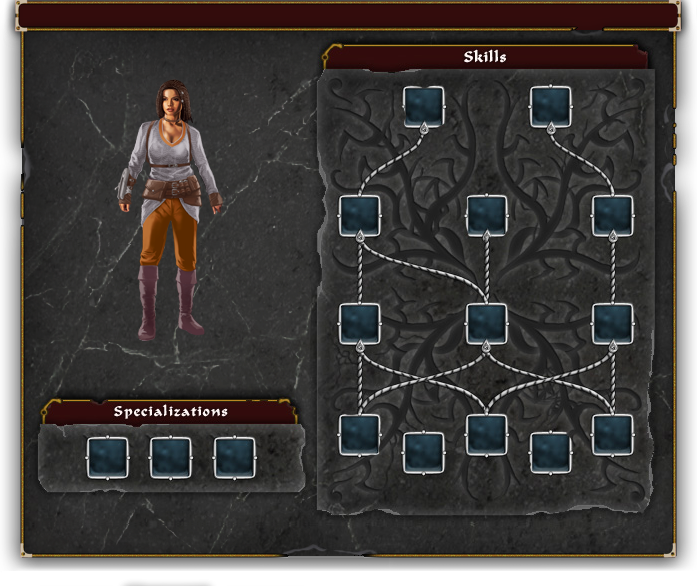
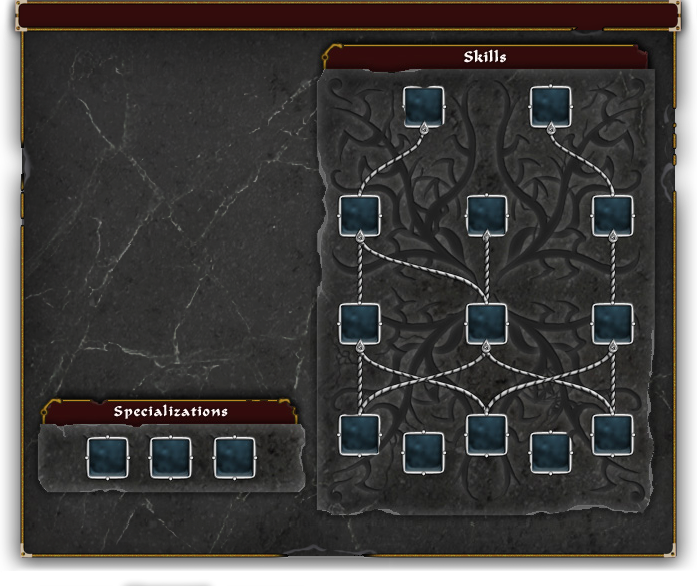
Layer changes from the first (697, 586) image to the second:
hid "paper doll" over 114, 79, 223, 341
